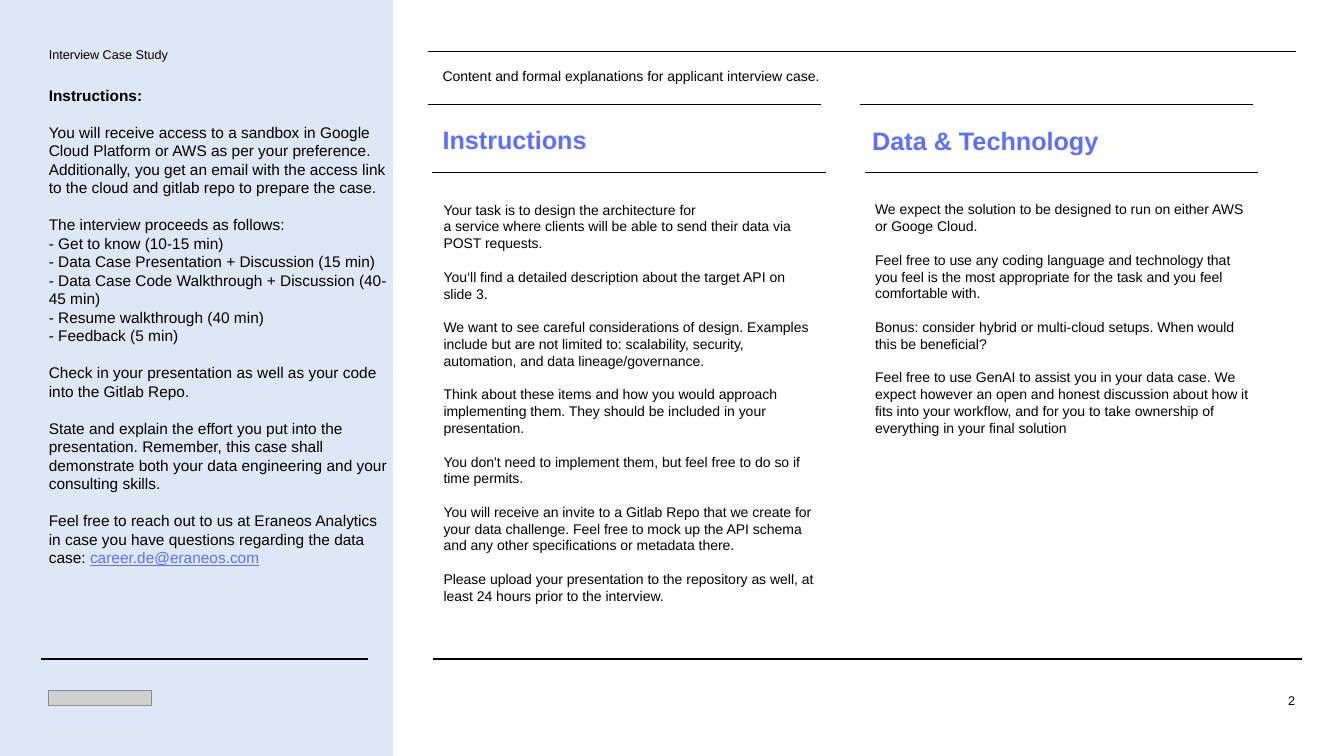
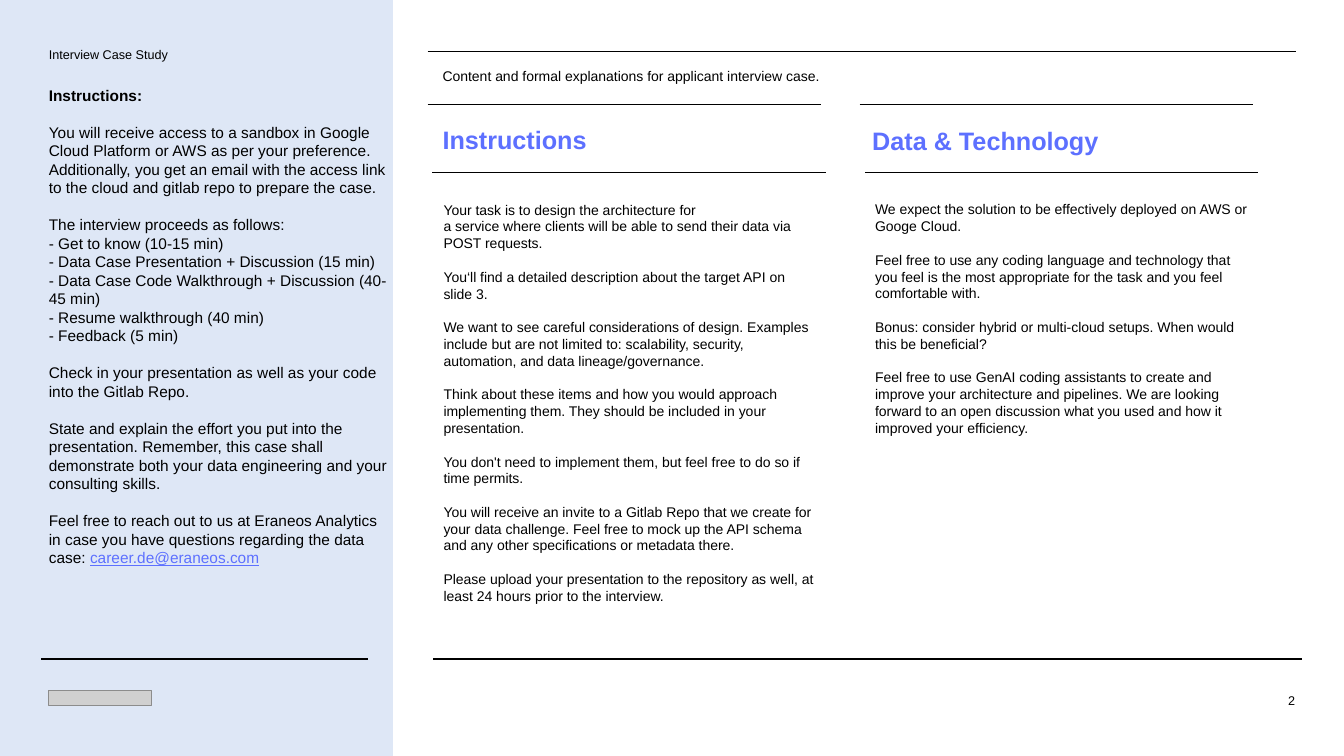
Before and after one commit to dhouha-hmem/Dropzone_Data_Engineering_project, a slide deck: slide 2 of Eraneos_Analytics_DE_dropzone_challenge.pptx. Drawn at 1344x756 pixels with LibreOffice and Linux fonts; fonts in the diff are those of the drawing; grey boxes stand for pictures; background and template pictures are left out. Boxes give left, top, right and bottom in pixels: in the first picture for what was removed or moved away, otherwise in the second. Text is boxed around its words. In the diff, an @@ line names an element or a change of style, - is before the commit and + after.

Commit message:
Improved instructions, avoid misleading questions

```diff
--- a/Eraneos_Analytics_DE_dropzone_challenge.pptx
+++ b/Eraneos_Analytics_DE_dropzone_challenge.pptx
@@ text at [875, 204, 1247, 234]: text changed @@
-We expect the solution to be designed to run on either AWS or Googe Cloud.
+We expect the solution to be effectively deployed on AWS or Googe Cloud.
@@ text at [875, 372, 1222, 436]: text changed @@
-Feel free to use GenAI to assist you in your data case. We expect however an open and honest discussion about how it fits into your workflow, and for you to take ownership of everything in your final solution
+Feel free to use GenAI coding assistants to create and improve your architecture and pipelines. We are looking forward to an open discussion what you used and how it improved your efficiency.
```
Also in this commit, not shown: 1 other slide changed.
